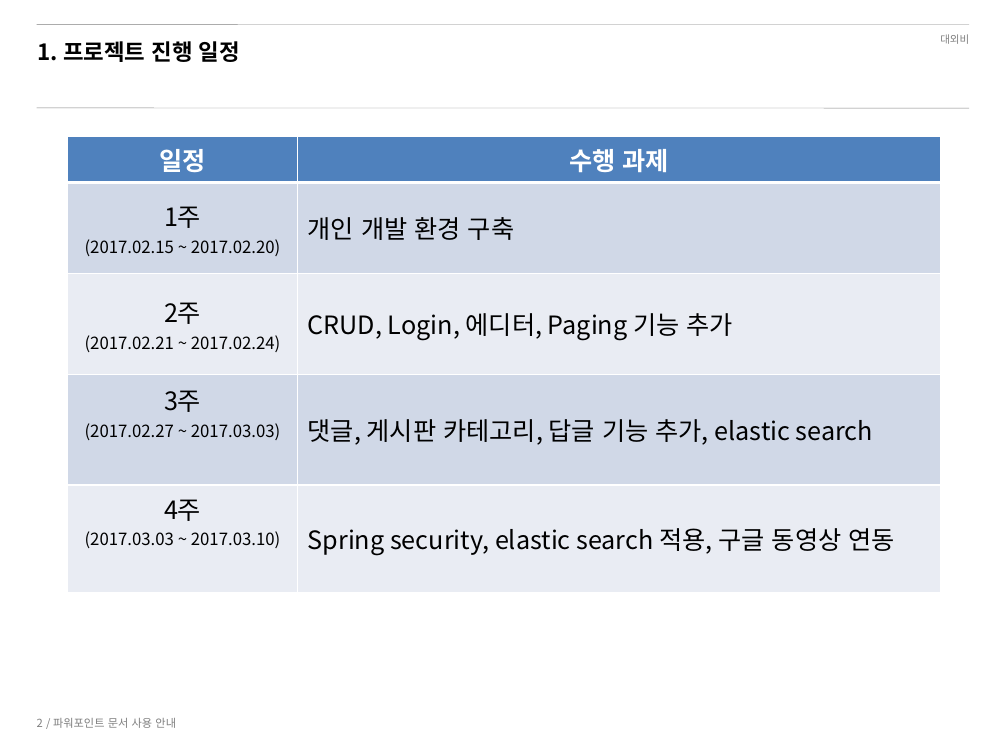
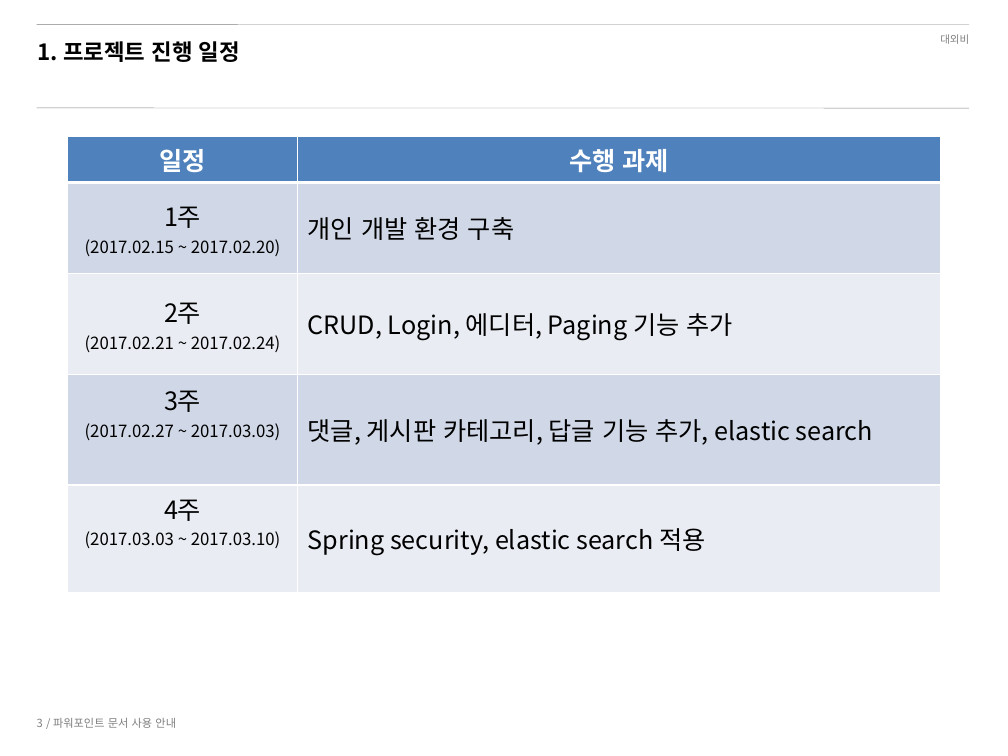
Before and after one commit to Myeongjoon/NaverCaffeBoard, a slide deck: slide 3 of doc/게시판 프로젝트 2차 - 김명준.pptx (slide 2 before the commit). Drawn at 1008x756 pixels with LibreOffice and Linux fonts; fonts in the diff are those of the drawing; background and template pictures are left out. Boxes give left, top, right and bottom in pixels: in the first picture for what was removed or moved away, otherwise in the second. Text is boxed around its words. In the diff, an @@ line names an element or a change of style, - is before the commit and + after.

```diff
--- a/doc/게시판 프로젝트 2차 - 김명준.pptx
+++ b/doc/게시판 프로젝트 2차 - 김명준.pptx
@@ table at box(68, 136, 940, 570) @@
-row 5, column 2: Spring security, elastic search 적용, 구글 동영상 연동
+row 5, column 2: Spring security, elastic search 적용
```
Also in this commit, not shown: 3 other slides changed, 13 slides added, 2 slides removed, 29 other files.
